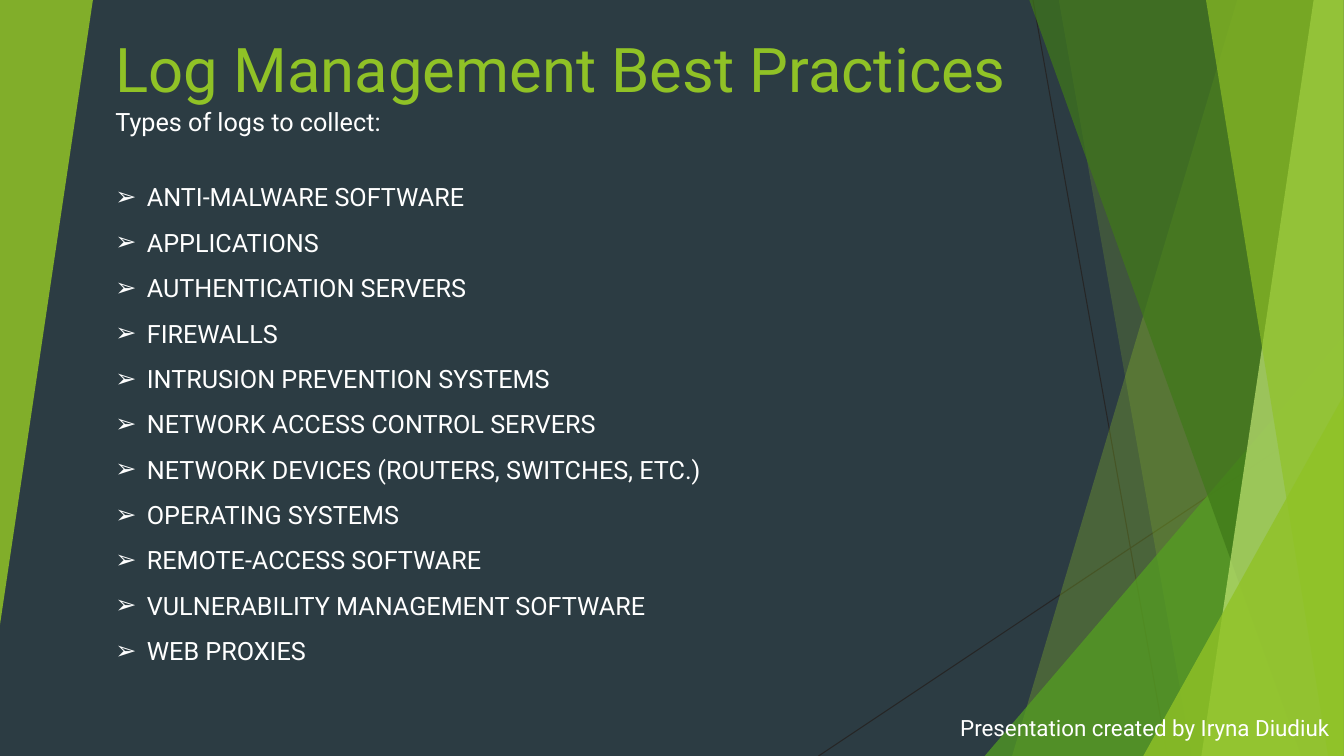
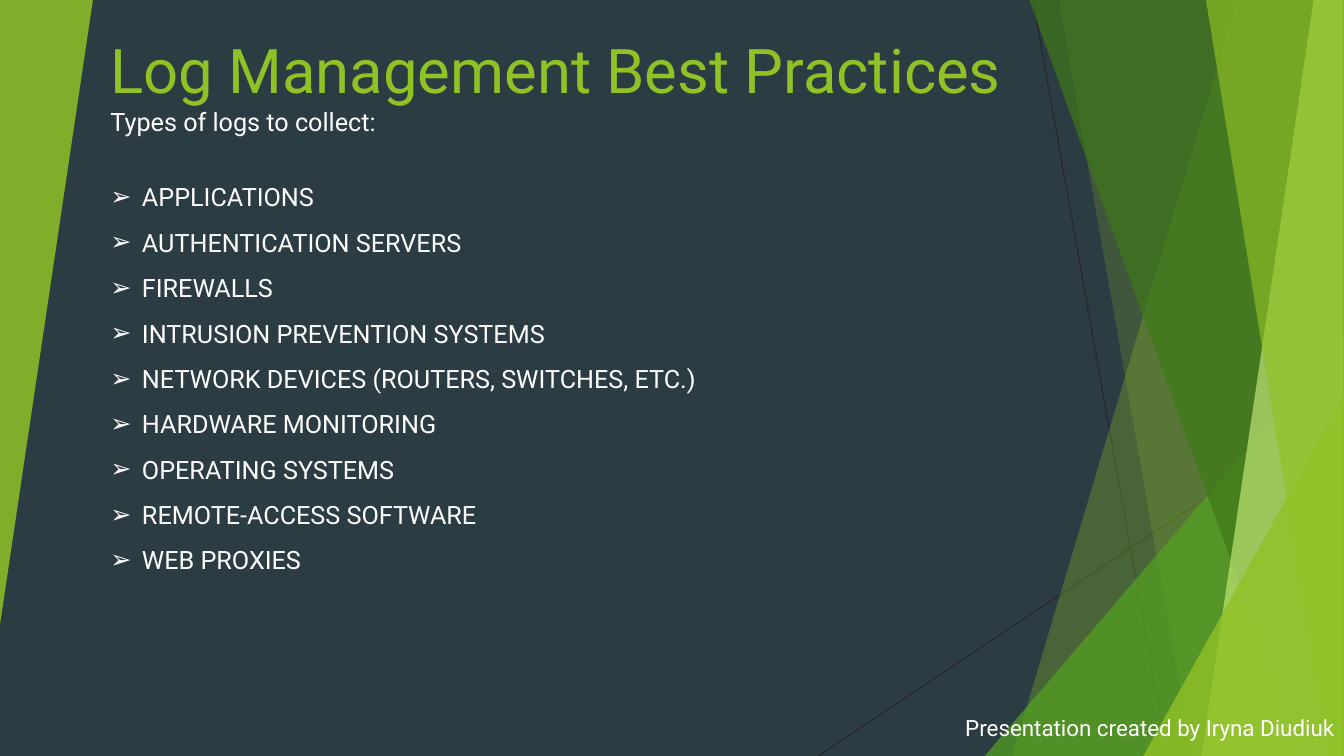
Before and after one commit to irynadiudiuk/Dev_Ops_Mentorship_Program, a slide deck: slide 5 of Logging_and_Monitoring.pptx. Drawn at 1344x756 pixels with LibreOffice and Linux fonts; fonts in the diff are those of the drawing. Boxes give left, top, right and bottom in pixels: in the first picture for what was removed or moved away, otherwise in the second. Text is boxed around its words. In the diff, an @@ line names an element or a change of style, - is before the commit and + after.

```diff
--- a/Logging_and_Monitoring.pptx
+++ b/Logging_and_Monitoring.pptx
@@ title "Log Management Best Practices" moved from (x1=116, y1=47, x2=1006, y2=105) to (x1=110, y1=48, x2=1001, y2=106) @@
@@ text at (x1=147, y1=188, x2=465, y2=207): paragraph removed @@
-➢ ANTI-MALWARE SOFTWARE
@@ triangle removed at (x1=985, y1=336, x2=1344, y2=756) @@
@@ freeform shape added at (x1=985, y1=336, x2=1344, y2=756), fill #54A021 at 72% opacity @@
@@ text at (x1=142, y1=415, x2=436, y2=434): paragraph added @@
+➢ HARDWARE MONITORING
@@ text at (x1=147, y1=415, x2=595, y2=434): paragraph removed @@
-➢ NETWORK ACCESS CONTROL SERVERS
@@ triangle removed at (x1=1143, y1=396, x2=1344, y2=756) @@
@@ freeform shape added at (x1=1143, y1=396, x2=1344, y2=756), fill #90C226 at 80% opacity @@
@@ text at (x1=147, y1=597, x2=645, y2=616): paragraph removed @@
-➢ VULNERABILITY MANAGEMENT SOFTWARE
@@ subtitle "Presentation created by Iryna Diudiuk" moved from (x1=960, y1=715, x2=1329, y2=742) to (x1=965, y1=715, x2=1334, y2=742) @@
```
Also in this commit, not shown: 15 other slides changed, 1 slide removed.
